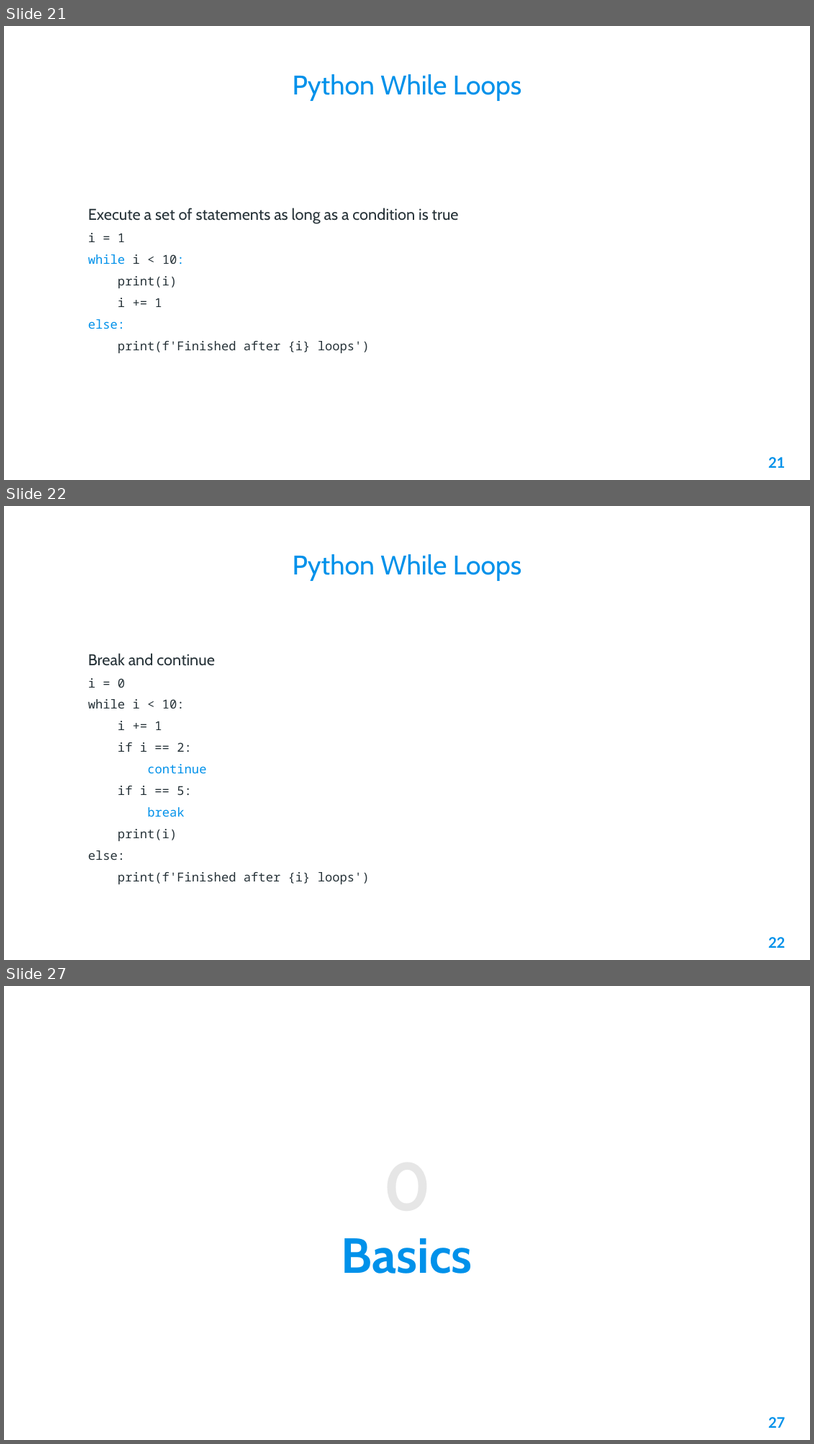
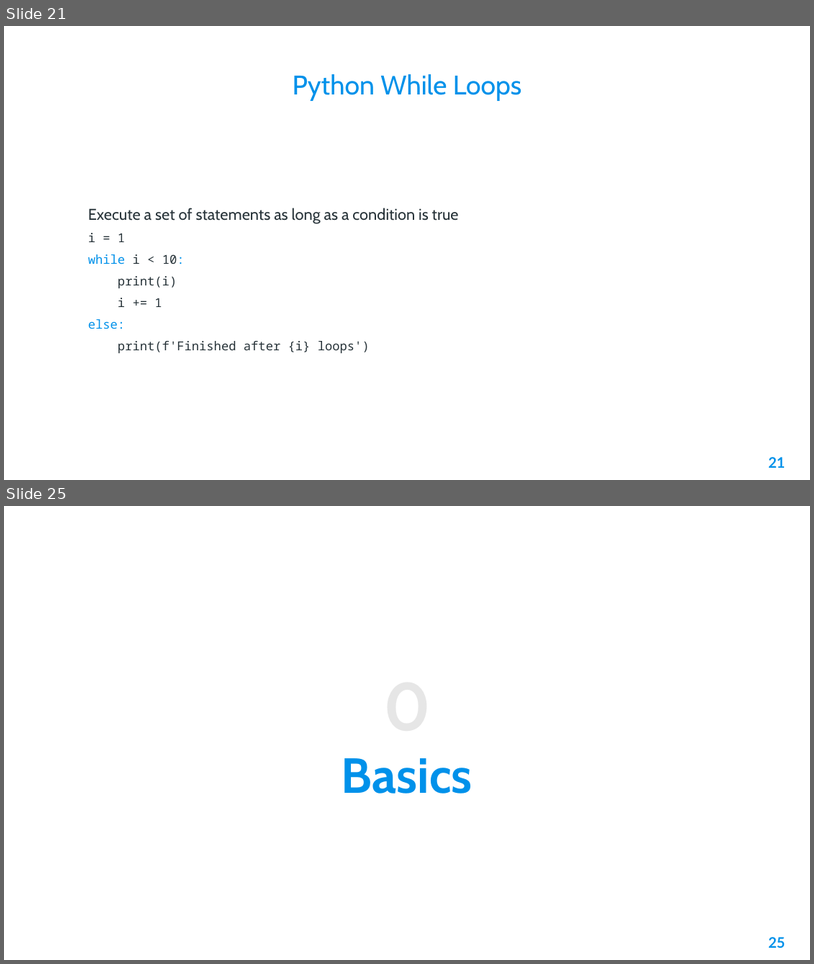
Before and after one commit to AleeRezaa/learn-python, a slide deck: Python.pptx. Shown one above the other, each under a label of ours: slides 21, 22 and 27 before the commit, slides 21 and 25 after it; the slides between them are not shown. The pictures are 814x1444 and 814x964 pixels, drawn with LibreOffice and Linux fonts; fonts in the diff are those of the drawing; background and template pictures are left out. Boxes give left, top, right and bottom in pixels: in the first picture for what was removed or moved away, otherwise in the second. Text is boxed around its words. In the diff, an @@ line names an element or a change of style, - is before the commit and + after.

```diff
--- a/Python.pptx
+++ b/Python.pptx
@@ slide 22 removed at (4,506,810,960), background picture (left out) @@
@@ title removed at (293,554,522,581) @@
-Python While Loops
@@ text removed at (88,653,370,884) @@
-Break and continue
-i = 0
-while i < 10:
-i += 1
-if i == 2:
-continue
-if i == 5:
-break
-print(i)
-else:
-print(f'Finished after {i} loops')
@@ page number removed at (769,937,785,947) @@
-22
@@ what was slide 27 is now slide 25 @@
@@ page number at (769,937,785,947): text changed @@
-27
+25
```
Also in this commit, not shown: 10 slides changed, 1 slide added, 2 other slides removed.
